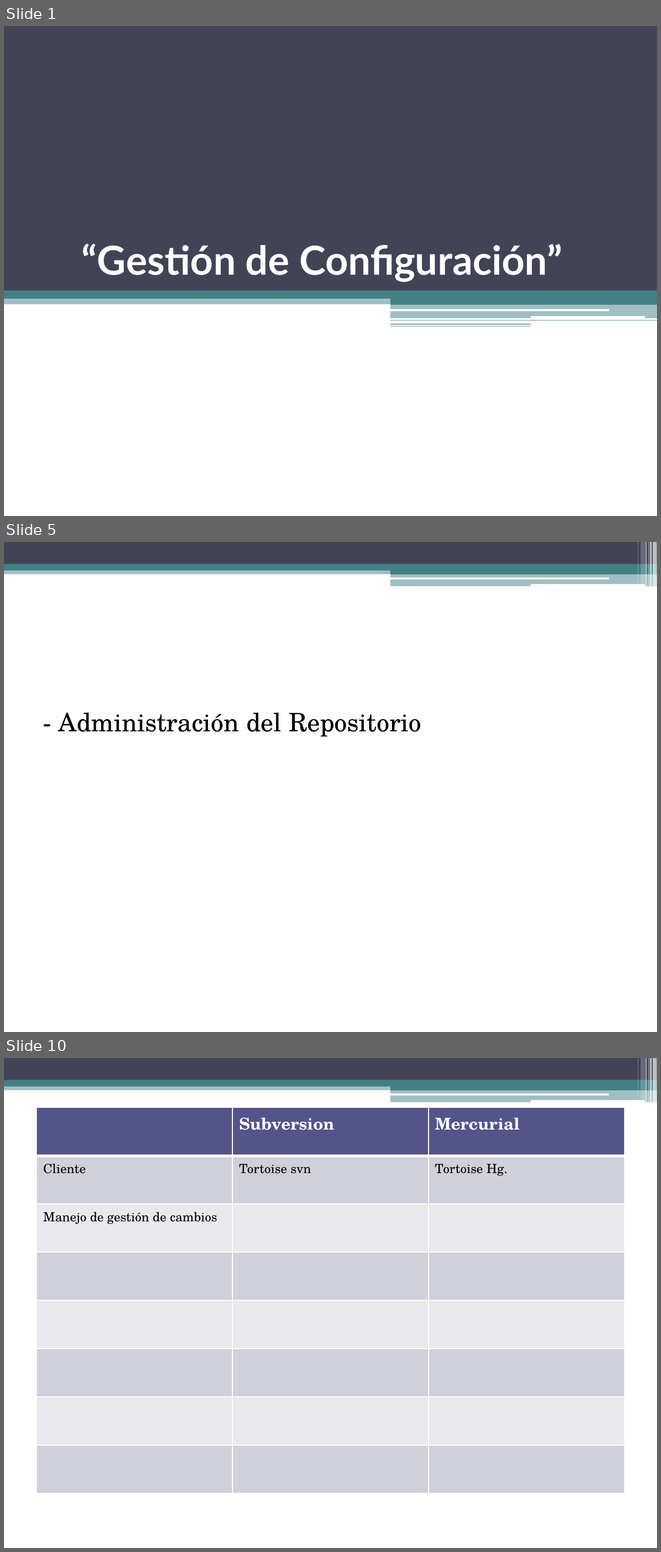
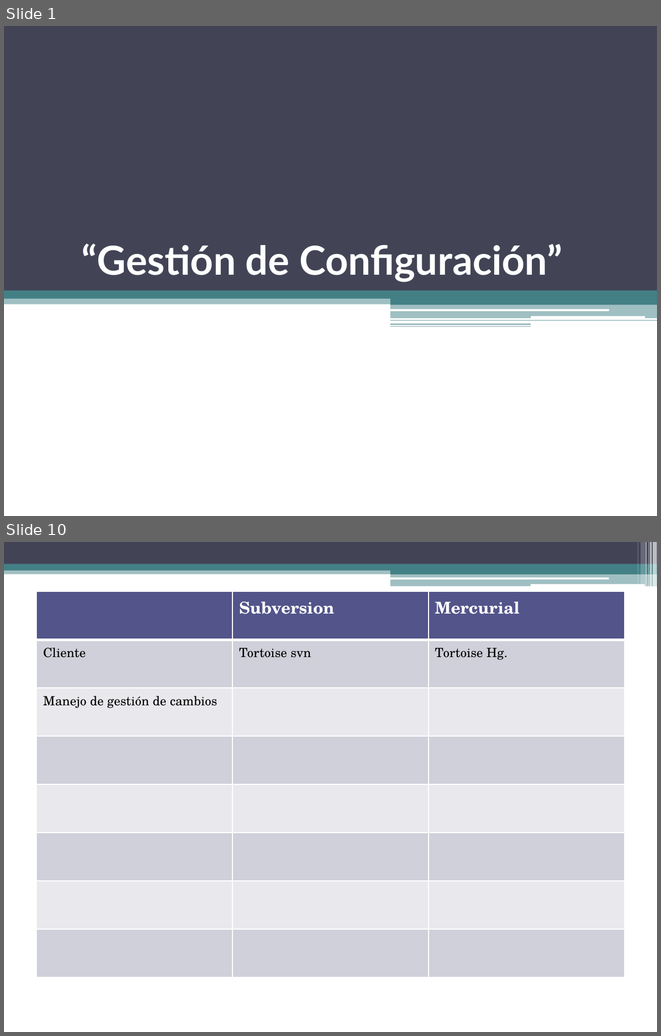
Before and after one commit to gabrielgag89/ing-sw-2012, a slide deck: Gestion de Configuracion.pptx. Shown one above the other, each under a label of ours: slides 1, 5 and 10 before the commit, slides 1 and 10 after it; the slides between them are not shown. The pictures are 661x1552 and 661x1036 pixels, drawn with LibreOffice and Linux fonts; fonts in the diff are those of the drawing. Boxes give left, top, right and bottom in pixels: in the first picture for what was removed or moved away, otherwise in the second. Text is boxed around its words. In the diff, an @@ line names an element or a change of style, - is before the commit and + after.

```diff
--- a/Gestion de Configuracion.pptx
+++ b/Gestion de Configuracion.pptx
@@ slide 5 removed at box(4, 542, 657, 1032), background #FFFFFF; not listed: 13 template elements that a slide beside it also shows @@
@@ text removed at box(59, 712, 422, 737) @@
-- Administración del Repositorio
```
Also in this commit, not shown: 2 slides changed, 6 slides added, 5 other slides removed.
